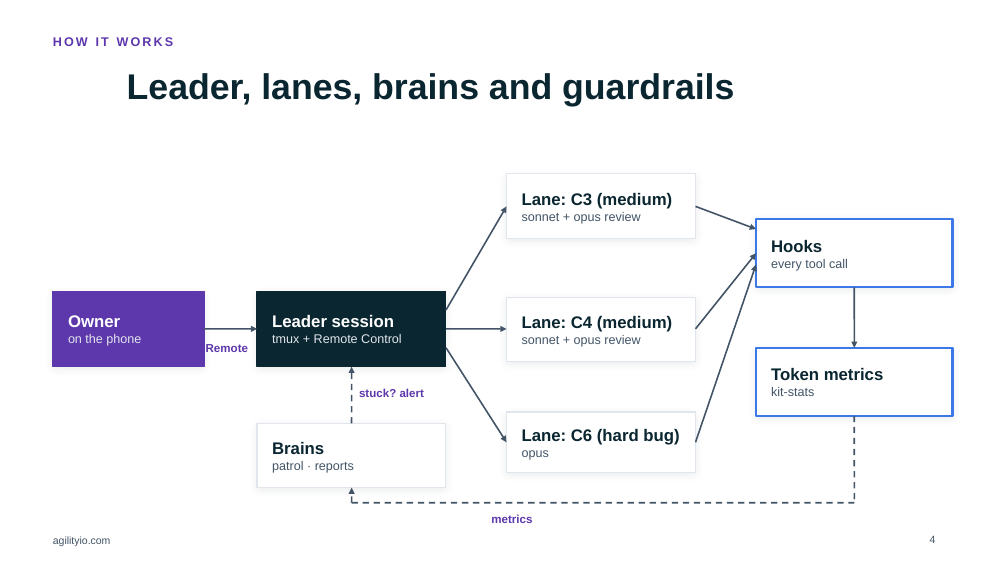
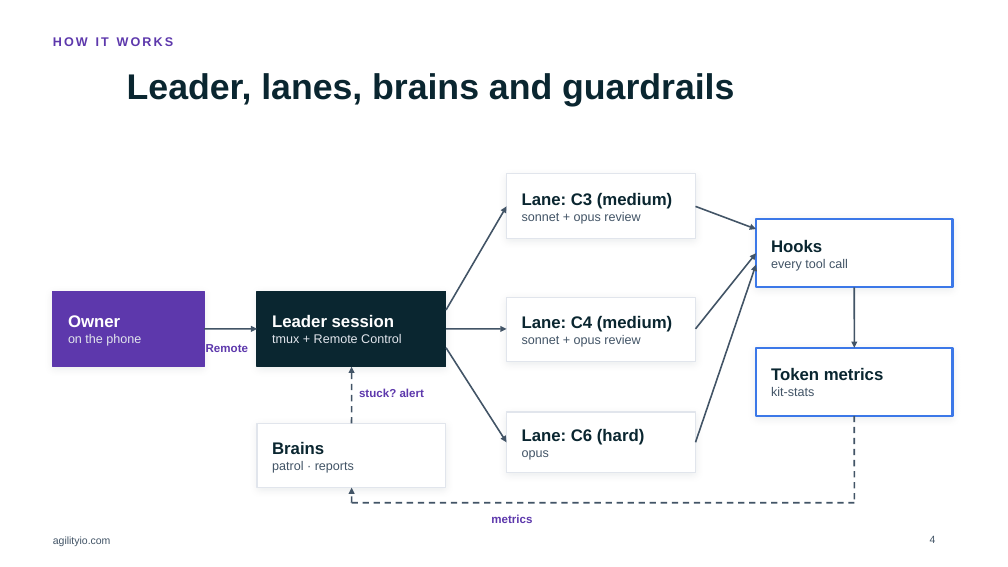
Before and after one commit to trungungtoan-agilityio/AgiAgentKit, a slide deck: slide 4 of docs/talk/Session-Superadvisor-AgilityIO.pptx. Drawn at 1008x567 pixels with LibreOffice and Linux fonts; fonts in the diff are those of the drawing; background and template pictures are left out. Boxes give left, top, right and bottom in pixels: in the first picture for what was removed or moved away, otherwise in the second. Text is boxed around its words. In the diff, an @@ line names an element or a change of style, - is before the commit and + after.

```diff
--- a/docs/talk/Session-Superadvisor-AgilityIO.pptx
+++ b/docs/talk/Session-Superadvisor-AgilityIO.pptx
@@ text at [522, 429, 644, 445]: text changed @@
-Lane: C6 (hard bug)
+Lane: C6 (hard)
```
Also in this commit, not shown: 5 other files.
